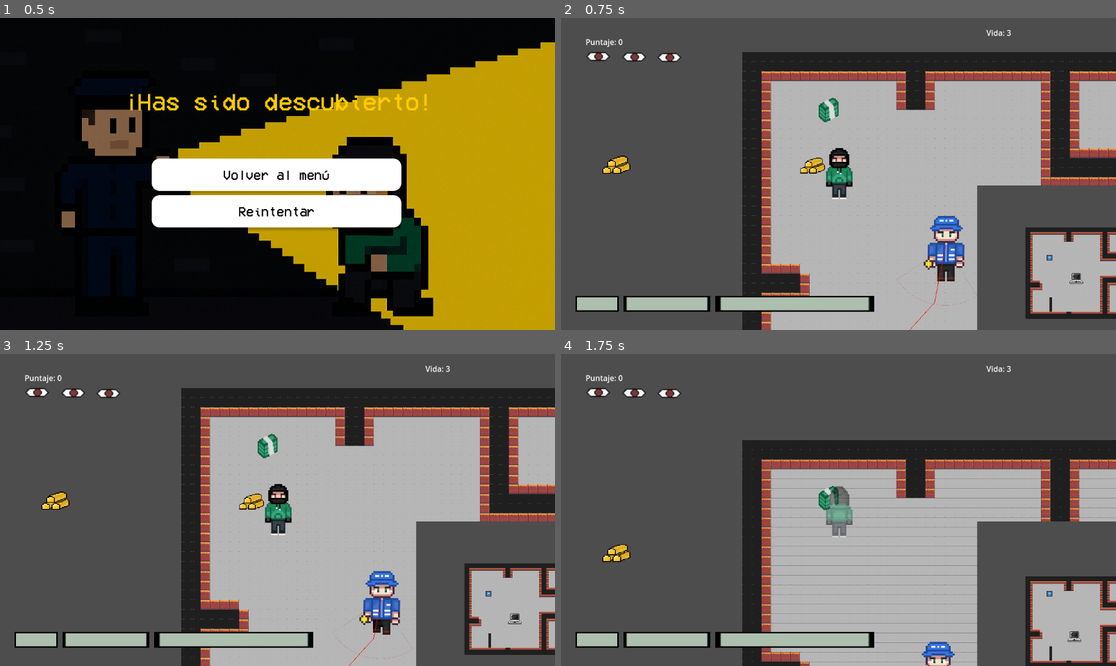
Above: before the commit, frames 1-4 (two rows, left to right).
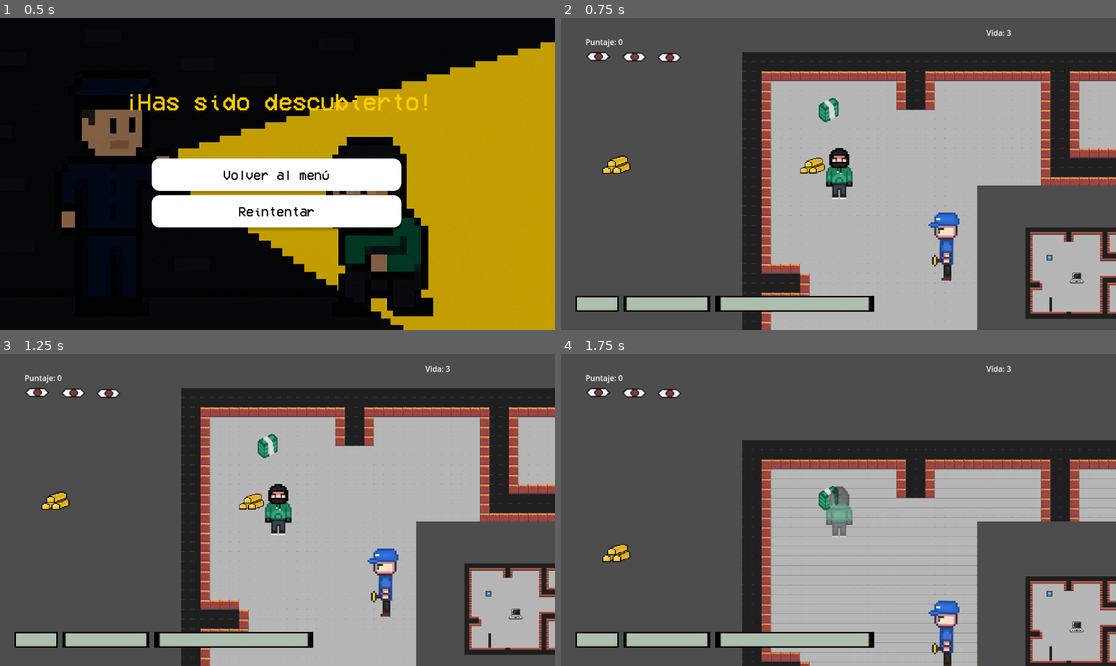
Above: after the commit, the same moments.

Repository: Xan-0/SilentStrikers
Game: Godot game, scene res://Escenas/defeat_screen.tscn
Two runs of this game, one before a commit and one after it. Both use one fixed random seed, a clock stepped at 60 frames per second and the inputs below. This scene is started directly instead of the project's main scene. The engine's default icon, where the game draws it, is replaced by a stand-in: a white triangle on a blue panel in a dark square.
Inputs (mouse positions are in pixels of both pictures, inside the frame that each line leads up to):
- Up to frame 1 (0.5 s): no input
- Up to frame 2 (0.75 s): click "Reintentar" at 0.5 s
- Up to frame 3 (1.25 s): no input
- Up to frame 4 (1.75 s): move the mouse to (810, 572) at 1.27 s; hold Up (ui_up) from 1.28 s (still down); tap E (interactuar) at 1.35 s

Frame 1 is identical in both runs. In frame 2, 1.1% of the frame differs, in the area x 60-95%, y 62-100%; in frame 3, 1.5%, in the area x 59-95%, y 62-100%; in frame 4, 1.0%.

Commit message:
Split Script Player

Diff:
--- a/Silent Strikers (Alfa Muy temprana)/Codigos/Guardia.gd
+++ b/Silent Strikers (Alfa Muy temprana)/Codigos/Guardia.gd
@@ -7,7 +7,6 @@
 @export var patrol_points: Array[NodePath] = []
 var player: CharacterBody2D
 var rotation2 = rotation #rotación usada para la vision, No es la rotación del guardia
-
 @onready var navigation_agent: NavigationAgent2D = $NavigationAgent2D
 
 ## --- Variables de Visión y Detección ---
--- a/Silent Strikers (Alfa Muy temprana)/Codigos/MapSelect.gd
+++ b/Silent Strikers (Alfa Muy temprana)/Codigos/MapSelect.gd
@@ -12,5 +12,5 @@
 
 
 func _on_map_1_button_2_pressed() -> void:
-	var mapa_scene = load("res://Escenas/Mapa.tscn")
+	var mapa_scene = load("res://Escenas/Mansion.tscn")
 	get_tree().change_scene_to_packed(mapa_scene)
--- /dev/null
+++ b/Silent Strikers (Alfa Muy temprana)/Codigos/Player.gd
@@ -0,0 +1,107 @@
+extends CharacterBody2D
+var puntaje
+var speed = 500
+var initial_speed = 500
+@export var velMax = 750
+var salud
+var muerto: bool = false # Para cambiar el salud <= 0
+var puntaje_win = 1000 # La cantidad de pts para ganar
+var game = false # Para ver si la partida termino o sigue
+var invisibility_time = 5
+
+var jugador: CharacterBody2D
+var potenciador: Area2D
+var potenciador_duplicado: Area2D #instancia duplicada del potenciador
+var mapa: Node2D
+@export var spawn_points: Array[NodePath] = []
+var spawn_index = 0
+var invisibilidad_usada = false #para que el cooldown empiece a correr sólo cuando se usó
+
+func _ready():
+	salud = 3
+	jugador = get_node(".")
+	mapa = get_node("..")
+	potenciador = get_node("../Area2D")
+	potenciador_duplicado = preload("res://Escenas/potenciador.tscn").instantiate()
+	mapa.agregar(potenciador_duplicado)
+	potenciador_duplicado.scale = Vector2(0.39,0.39)
+	potenciador_duplicado.position = Vector2(-81.0,248.0)
+	puntaje = 0
+	muerto = false
+
+# Actualización del movimiento
+func _process(delta):
+	if muerto:
+		return
+
+	velocity = Vector2()
+	if invisibilidad_usada:
+		invisibility_time-=delta
+	if invisibility_time <= 0:
+		invisibility_time = 5
+		jugador.collision_layer = 1|2|3
+		modulate.a = 1
+		potenciador_duplicado = preload("res://Escenas/potenciador.tscn").instantiate()
+		mapa.agregar(potenciador_duplicado)
+		potenciador_duplicado.scale = Vector2(0.39,0.39)
+		_set_next_spawn_point()
+		invisibilidad_usada = false
+
+
+
+	if Input.is_action_pressed("ui_right"):
+		velocity.x += 1
+	if Input.is_action_pressed("ui_left"):
+		velocity.x -= 1
+
+	if Input.is_action_pressed("ui_down"):
+		velocity.y += 1
+	if Input.is_action_pressed("ui_up"):
+		velocity.y -= 1
+
+	if velocity.length() > 0:
+		velocity = velocity.normalized() * speed
+
+	move_and_slide()
+
+func aumentar_puntaje(cantidad):
+	puntaje += cantidad
+	print("Puntaje actual: ", puntaje)
+	if puntaje >= puntaje_win:
+		game = true
+		print("Se banco")
+		## HAY QUE CREAR LA ESCENA WIN O COMO LO VAMOS A HACER T.T
+		get_tree().change_scene_to_file("res://Escenas/victory_screen.tscn")
+
+func perder_salud(cantidad):
+	salud -= cantidad
+	print("Salud actual: ", salud)
+	if salud <= 0:
+		muerto = true
+		print("gg.")
+		## Podriamos repetir o hacer una escena para q repita el mapa o mande al menu
+		get_tree().change_scene_to_file("res://Escenas/defeat_screen.tscn")
+
+func aumentar_velocidad(cantidad):
+	if muerto or speed >= velMax:
+		speed = velMax
+		return
+	speed += cantidad * initial_speed
+	print("Velocidad actyal: ", speed)
+#hace que el jugador sea indetectable y cambia la opacidad del sprite
+func transparentar(transparencia):
+	jugador.collision_layer = 0
+	modulate.a = transparencia
+	invisibilidad_usada = true
+
+func invisible():
+	return invisibilidad_usada
+
+#misma función que en Guardia.gd
+func _set_next_spawn_point():
+	if spawn_points.size() == 0:
+		return
+	var spawn_node = get_node_or_null(spawn_points[spawn_index])
+	if spawn_node:
+		potenciador_duplicado.position = spawn_node.global_position
+	spawn_index = (spawn_index + 1) % spawn_points.size()
--- a/Silent Strikers (Alfa Muy temprana)/Escenas/testMapa1.tscn
+++ b/Silent Strikers (Alfa Muy temprana)/Escenas/Mansion.tscn
@@ -1,9 +1,9 @@
 [gd_scene load_steps=12 format=4 uid="uid://bj4uwxkcoduja"]
 
-[ext_resource type="Texture2D" uid="uid://brmwx5ulu8t76" path="res://Tiles mapas/tileset-mapa1-brillo.png" id="1_mfn2t"]
-[ext_resource type="Texture2D" uid="uid://cuecitndoyo4b" path="res://Tiles mapas/Experimental.png" id="2_bbkxa"]
-[ext_resource type="PackedScene" uid="uid://drs5cxv35r63x" path="res://Escenas/Player.tscn" id="3_aocxc"]
-[ext_resource type="Texture2D" uid="uid://bd32yf8lfvp0e" path="res://Tiles mapas/Interiors_free_48x48.png" id="3_bbkxa"]
+[ext_resource type="Texture2D" uid="uid://brmwx5ulu8t76" path="res://Tiles mapas/tileset-mapa1-brillo.png" id="1_vqv8r"]
+[ext_resource type="Texture2D" uid="uid://cuecitndoyo4b" path="res://Tiles mapas/Experimental.png" id="2_cn7dx"]
+[ext_resource type="Texture2D" uid="uid://bd32yf8lfvp0e" path="res://Tiles mapas/Interiors_free_48x48.png" id="3_11dg0"]
+[ext_resource type="PackedScene" uid="uid://drs5cxv35r63x" path="res://Escenas/Player.tscn" id="4_mhhoc"]
 
 [sub_resource type="NavigationPolygon" id="NavigationPolygon_bbkxa"]
 
--- a/Silent Strikers (Alfa Muy temprana)/Escenas/Mapa.tscn
+++ b/Silent Strikers (Alfa Muy temprana)/Escenas/Mapa.tscn
@@ -92,8 +92,6 @@
 z_index = 1
 position = Vector2(607, 702)
 rotation = 0.0106379
-patrol_points = Array[NodePath]([NodePath("../Marker2D"), NodePath("../Marker2D2"), NodePath("../Marker2D4"), NodePath("../Marker2D3")])
-vision_cone_color = Color(0.640007, 0, 0.275743, 0.301961)
 
 [node name="Item" parent="." instance=ExtResource("5_rj58i")]
 scale = Vector2(0.39, 0.39)
--- a/Silent Strikers (Alfa Muy temprana)/Escenas/Player.tscn
+++ b/Silent Strikers (Alfa Muy temprana)/Escenas/Player.tscn
@@ -1,117 +1,8 @@
 [gd_scene load_steps=11 format=3 uid="uid://drs5cxv35r63x"]
 
+[ext_resource type="Script" uid="uid://smr3i2rbrfb6" path="res://Codigos/Player.gd" id="1_c1rio"]
 [ext_resource type="Texture2D" uid="uid://bem6gwqtit7bv" path="res://Sprites/spritesheetsimetrico2.png" id="1_wwpud"]
 [ext_resource type="Script" uid="uid://dib8nk5h42s3f" path="res://Codigos/animation_player.gd" id="2_wwpud"]
-
-[sub_resource type="GDScript" id="GDScript_xhfnw"]
-script/source = "extends CharacterBody2D
-var puntaje
-var speed = 500
-var initial_speed = 500
-@export var velMax = 750
-var salud
-var muerto: bool = false # Para cambiar el salud <= 0
-var puntaje_win = 1000 # La cantidad de pts para ganar
-var game = false # Para ver si la partida termino o sigue
-var invisibility_time = 5
-
-var jugador: CharacterBody2D
-var potenciador: Area2D
-var potenciador_duplicado: Area2D #instancia duplicada del potenciador
-var mapa: Node2D
-@export var spawn_points: Array[NodePath] = []
-var spawn_index = 0
-var invisibilidad_usada = false #para que el cooldown empiece a correr sólo cuando se usó
-
-func _ready():
-	salud = 3
-	jugador = get_node(\".\")
-	mapa = get_node(\"..\")
-	potenciador = get_node(\"../Area2D\")
-	potenciador_duplicado = preload(\"res://Escenas/potenciador.tscn\").instantiate()
-	mapa.agregar(potenciador_duplicado)
-	potenciador_duplicado.scale = Vector2(0.39,0.39)
-	potenciador_duplicado.position = Vector2(-81.0,248.0)
-	puntaje = 0
-	muerto = false
-
-# Actualización del movimiento
-func _process(delta):
-	if muerto:
-		return
-
-	velocity = Vector2()
-	if invisibilidad_usada:
-		invisibility_time-=delta
-	if invisibility_time <= 0:
-		invisibility_time = 5
-		jugador.collision_layer = 1|2|3
-		modulate.a = 1
-		potenciador_duplicado = preload(\"res://Escenas/potenciador.tscn\").instantiate()
-		mapa.agregar(potenciador_duplicado)
-		potenciador_duplicado.scale = Vector2(0.39,0.39)
-		_set_next_spawn_point()
-		invisibilidad_usada = false
-
-
-
-	if Input.is_action_pressed(\"ui_right\"):
-		velocity.x += 1
-	if Input.is_action_pressed(\"ui_left\"):
-		velocity.x -= 1
-
-	if Input.is_action_pressed(\"ui_down\"):
-		velocity.y += 1
-	if Input.is_action_pressed(\"ui_up\"):
-		velocity.y -= 1
-
-	if velocity.length() > 0:
-		velocity = velocity.normalized() * speed
-
-	move_and_slide()
-
-func aumentar_puntaje(cantidad):
-	puntaje += cantidad
-	print(\"Puntaje actual: \", puntaje)
-	if puntaje >= puntaje_win:
-		game = true
-		print(\"Se banco\")
-		## HAY QUE CREAR LA ESCENA WIN O COMO LO VAMOS A HACER T.T
-		get_tree().change_scene_to_file(\"res://Escenas/victory_screen.tscn\")
-
-func perder_salud(cantidad):
-	salud -= cantidad
-	print(\"Salud actual: \", salud)
-	if salud <= 0:
-		muerto = true
-		print(\"gg.\")
-		## Podriamos repetir o hacer una escena para q repita el mapa o mande al menu
-		get_tree().change_scene_to_file(\"res://Escenas/defeat_screen.tscn\")
-
-func aumentar_velocidad(cantidad):
-	if muerto or speed >= velMax:
-		speed = velMax
-		return
-	speed += cantidad * initial_speed
-	print(\"Velocidad actyal: \", speed)
-#hace que el jugador sea indetectable y cambia la opacidad del sprite
-func transparentar(transparencia):
-	jugador.collision_layer = 0
-	modulate.a = transparencia
-	invisibilidad_usada = true
-
-func invisible():
-	return invisibilidad_usada
-
-#misma función que en Guardia.gd
-func _set_next_spawn_point():
-	if spawn_points.size() == 0:
-		return
-	var spawn_node = get_node_or_null(spawn_points[spawn_index])
-	if spawn_node:
-		potenciador_duplicado.position = spawn_node.global_position
-	spawn_index = (spawn_index + 1) % spawn_points.size()
-"
 
 [sub_resource type="Animation" id="Animation_hhy33"]
 resource_name = "Abajo"
@@ -204,7 +95,7 @@
 [node name="CharacterBody2D" type="CharacterBody2D"]
 collision_layer = 2
 collision_mask = 3
-script = SubResource("GDScript_xhfnw")
+script = ExtResource("1_c1rio")
 
 [node name="Sprite2D" type="Sprite2D" parent="."]
 rotation = 6.28319
--- a/Silent Strikers (Alfa Muy temprana)/project.godot
+++ b/Silent Strikers (Alfa Muy temprana)/project.godot
@@ -14,6 +14,10 @@
 run/main_scene="uid://dc0dg2r02wran"
 config/features=PackedStringArray("4.4", "Forward Plus")
 config/icon="res://icon.svg"
+
+[autoload]
+
+Noisemanager="*res://Codigos/NoiseManager.gd"
 
 [dotnet]
 
Not shown, added: Silent Strikers (Alfa Muy temprana)/Codigos/Player.gd.uid
Not shown: 4 places in Silent Strikers (Alfa Muy temprana)/Escenas/Mansion.tscn that only renumber resources
Not shown: 4 places in Silent Strikers (Alfa Muy temprana)/Escenas/Mansion2.tscn that only renumber resources
